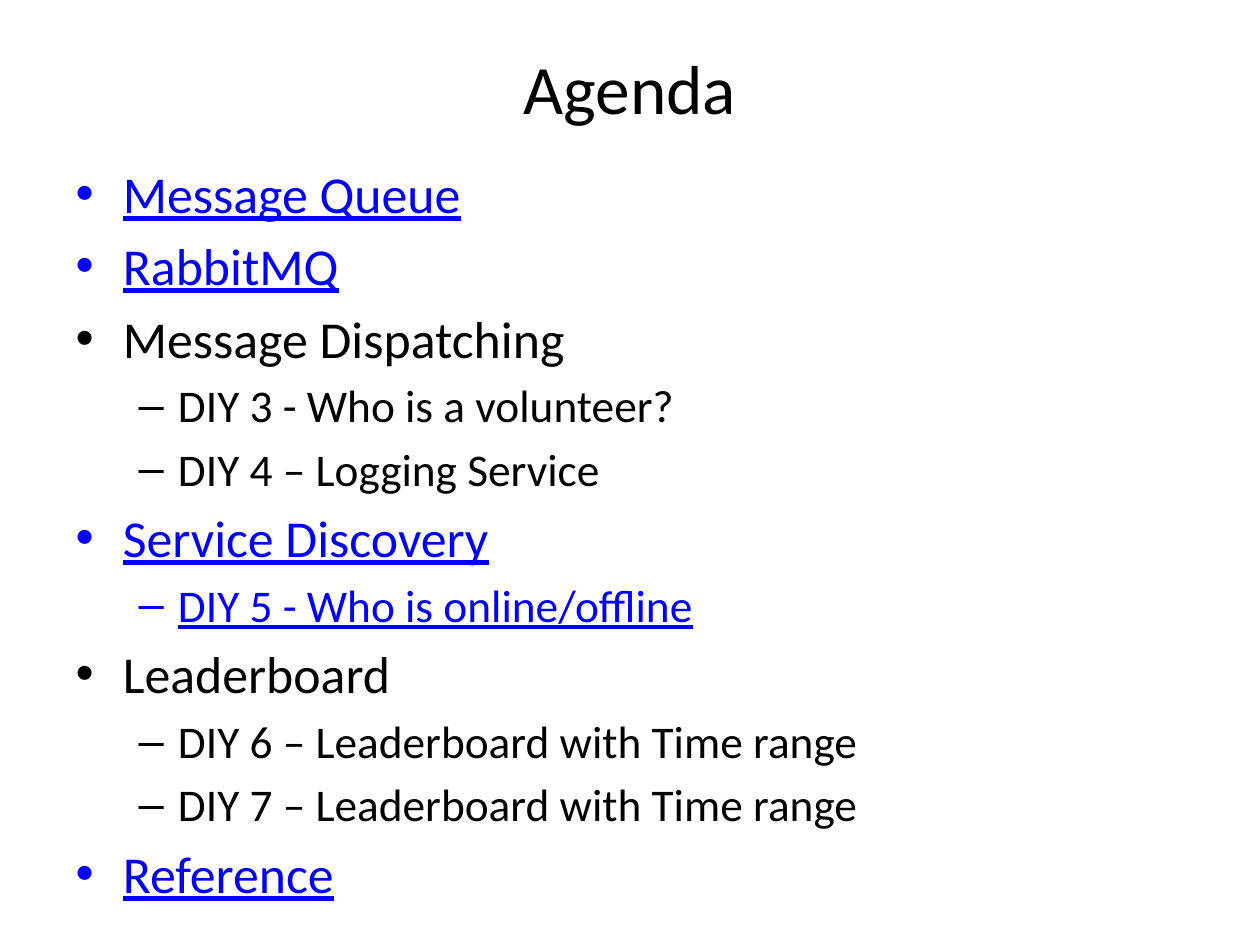
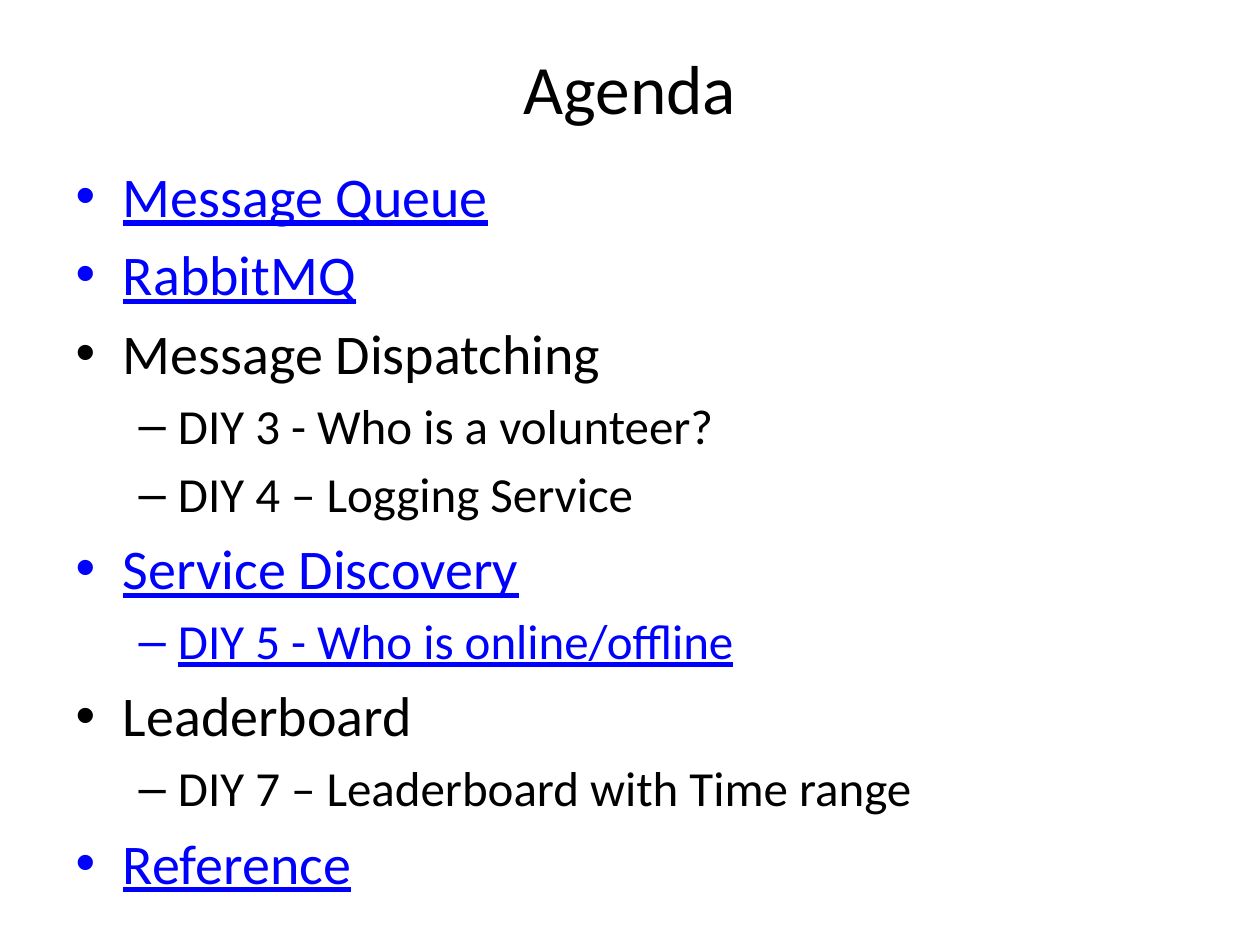
Before and after one commit to jimliu7434/microservice-sample, a slide deck: slide 2 of Microservice03.pptx. Drawn at 1260x945 pixels with LibreOffice and Linux fonts; fonts in the diff are those of the drawing. Boxes give left, top, right and bottom in pixels: in the first picture for what was removed or moved away, otherwise in the second. Text is boxed around its words. In the diff, an @@ line names an element or a change of style, - is before the commit and + after.

```diff
--- a/Microservice03.pptx
+++ b/Microservice03.pptx
@@ text "Message Queue" at [123, 180, 911, 892]: size 29.6 to 32 pt in "Message Queue", "RabbitMQ", "Message Dispatching", "Service Discovery" and 2 more places; size 25.9 to 28 pt in "DIY 3 - Who is a volunteer?", "DIY 4 – Logging Service", "DIY 5 - Who is online/offline", "DIY 7 – Leaderboard with Time range" @@
@@ text at [178, 726, 857, 766]: paragraph removed @@
-  – DIY 6 – Leaderboard with Time range
```
Also in this commit, not shown: 1 other slide changed, 1 slide removed, 1 other file.
